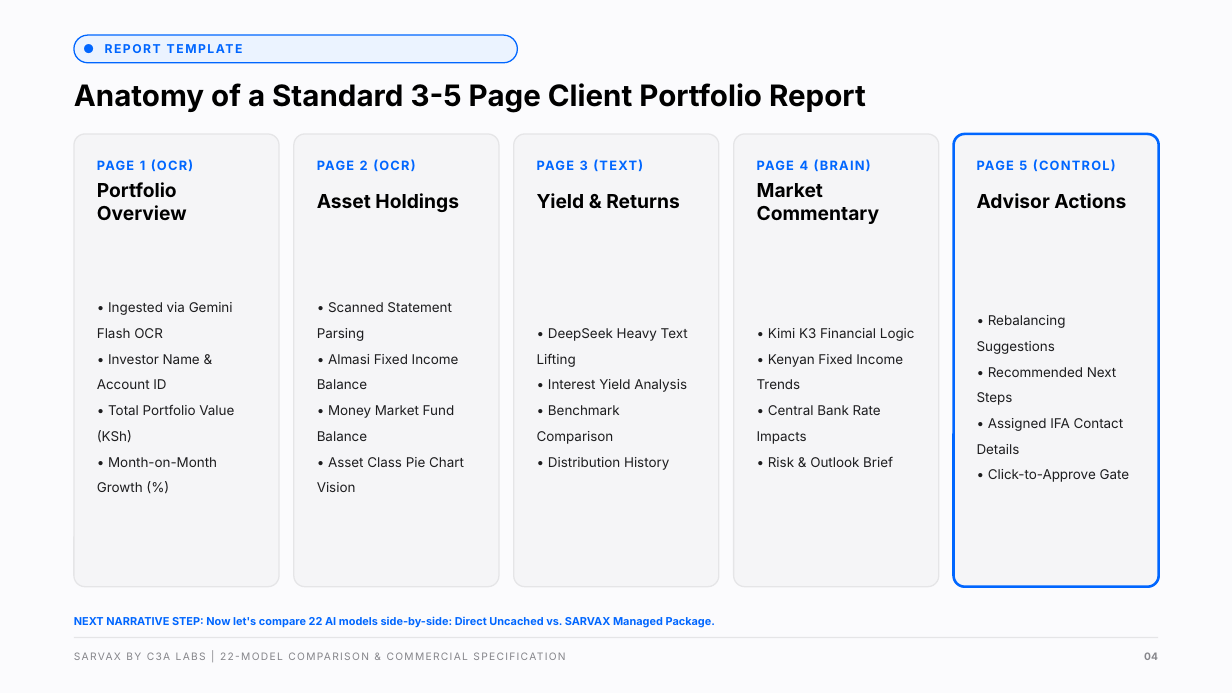
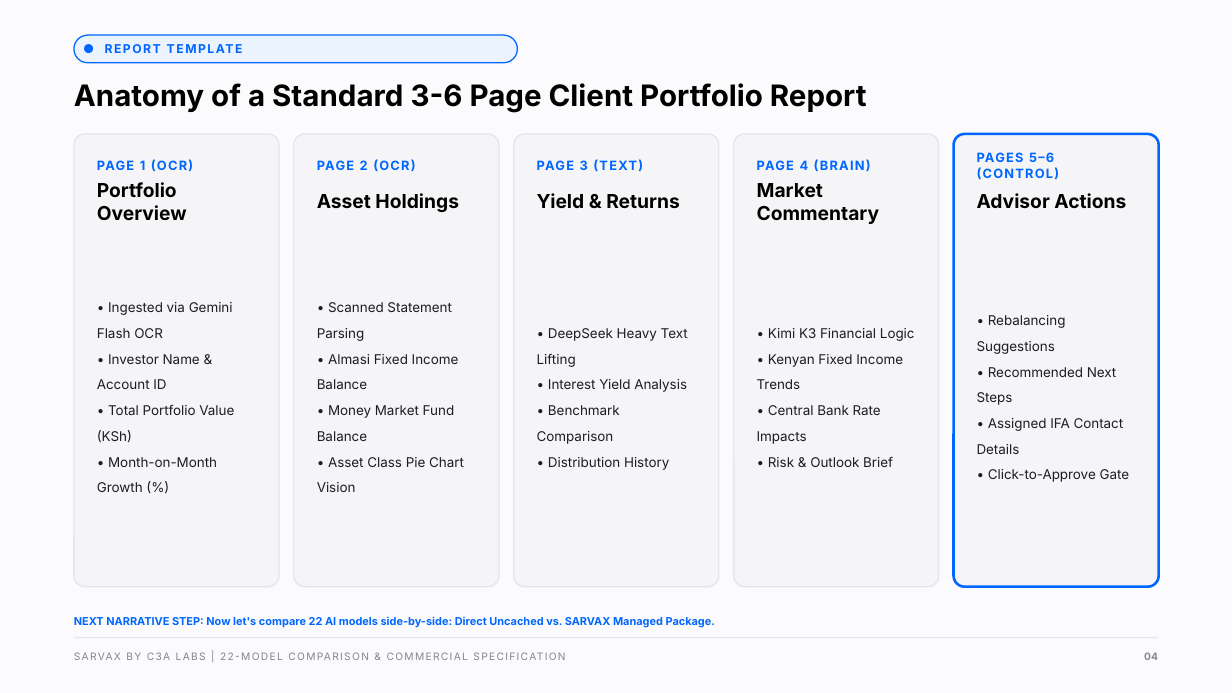
Before and after one commit to satyamsingh-eng/LLM-Intelligence-Repository, a slide deck: slide 4 of Arvocap_10k_Report_Pilot_Deck.pptx. Drawn at 1232x693 pixels with LibreOffice and Linux fonts; fonts in the diff are those of the drawing. Boxes give left, top, right and bottom in pixels: in the first picture for what was removed or moved away, otherwise in the second. Text is boxed around its words. In the diff, an @@ line names an element or a change of style, - is before the commit and + after.

```diff
--- a/Arvocap_10k_Report_Pilot_Deck.pptx
+++ b/Arvocap_10k_Report_Pilot_Deck.pptx
@@ text at [74, 83, 763, 113]: text changed @@
-Anatomy of a Standard 3-5 Page Client Portfolio Report
+Anatomy of a Standard 3-6 Page Client Portfolio Report
@@ text at [977, 152, 1060, 179]: text changed @@
-PAGE 5 (CONTROL)
+PAGES 5–6 (CONTROL)
```
Also in this commit, not shown: 3 other slides changed, 18 other files.
